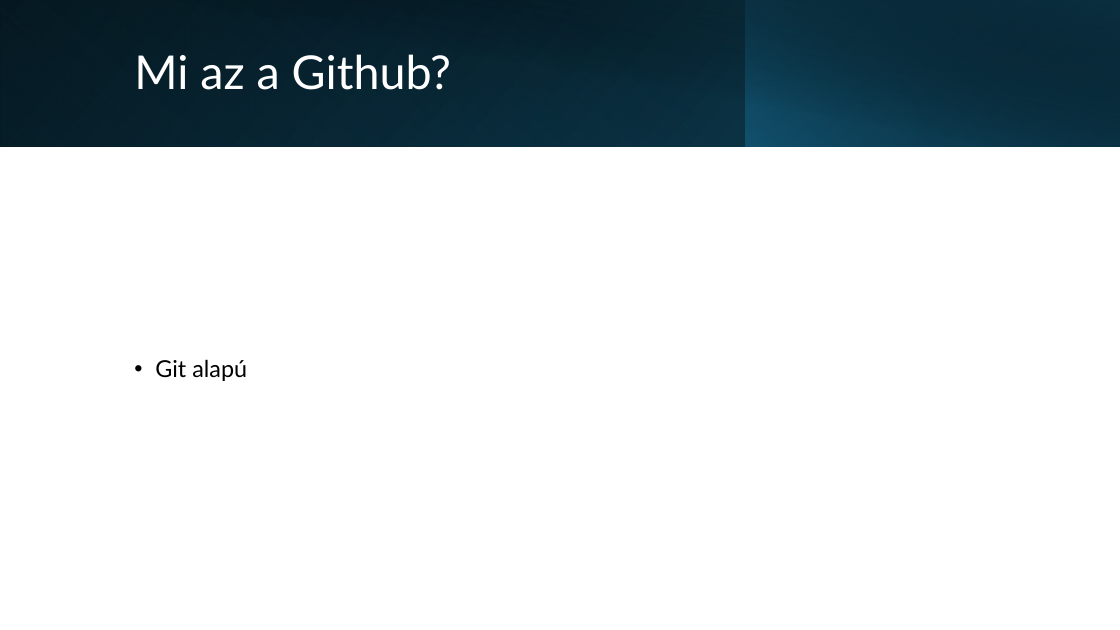
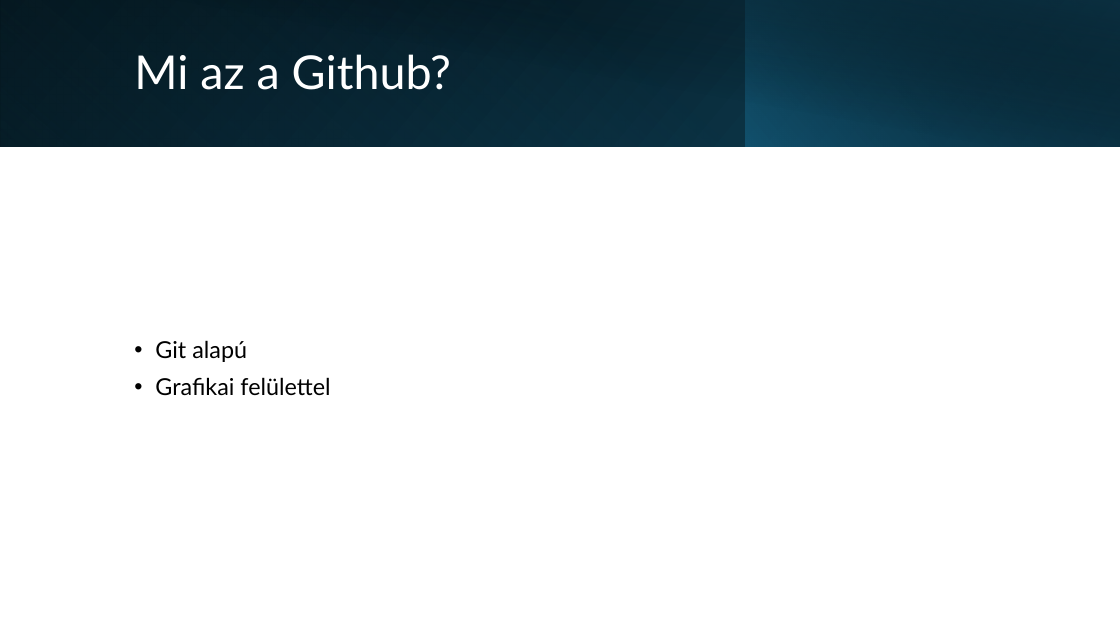
Before and after one commit to Maho-Yoshino/School_Notes, a slide deck: slide 3 of 2025-2026/IKT/github/Github.pptx. Drawn at 1120x630 pixels with LibreOffice and Linux fonts; fonts in the diff are those of the drawing. Boxes give left, top, right and bottom in pixels: in the first picture for what was removed or moved away, otherwise in the second. Text is boxed around its words. In the diff, an @@ line names an element or a change of style, - is before the commit and + after.

```diff
--- a/2025-2026/IKT/github/Github.pptx
+++ b/2025-2026/IKT/github/Github.pptx
@@ text at [155,377,330,396]: paragraph added @@
+• Grafikai felülettel
```
Also in this commit, not shown: 16 other files.
